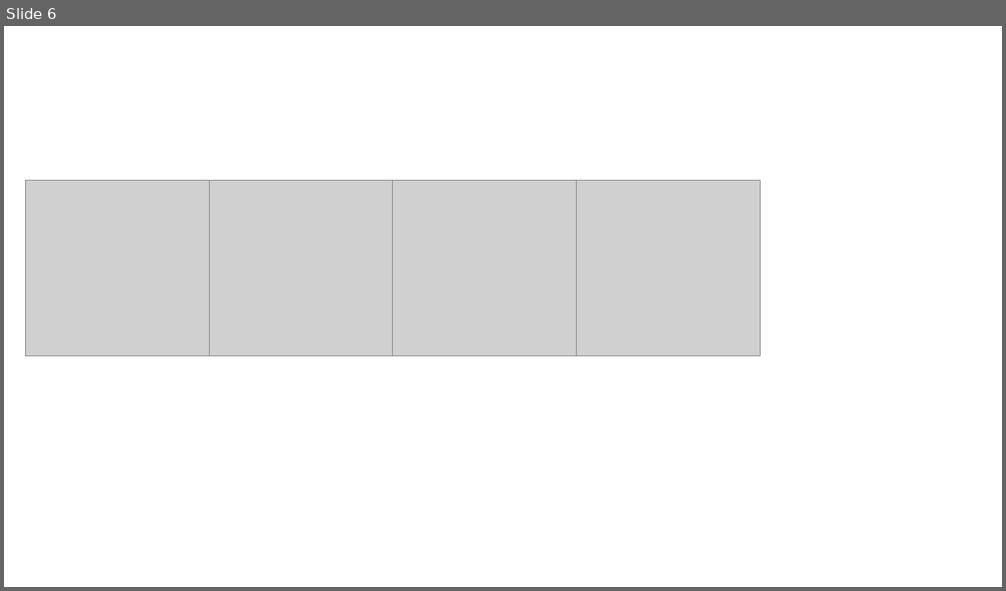
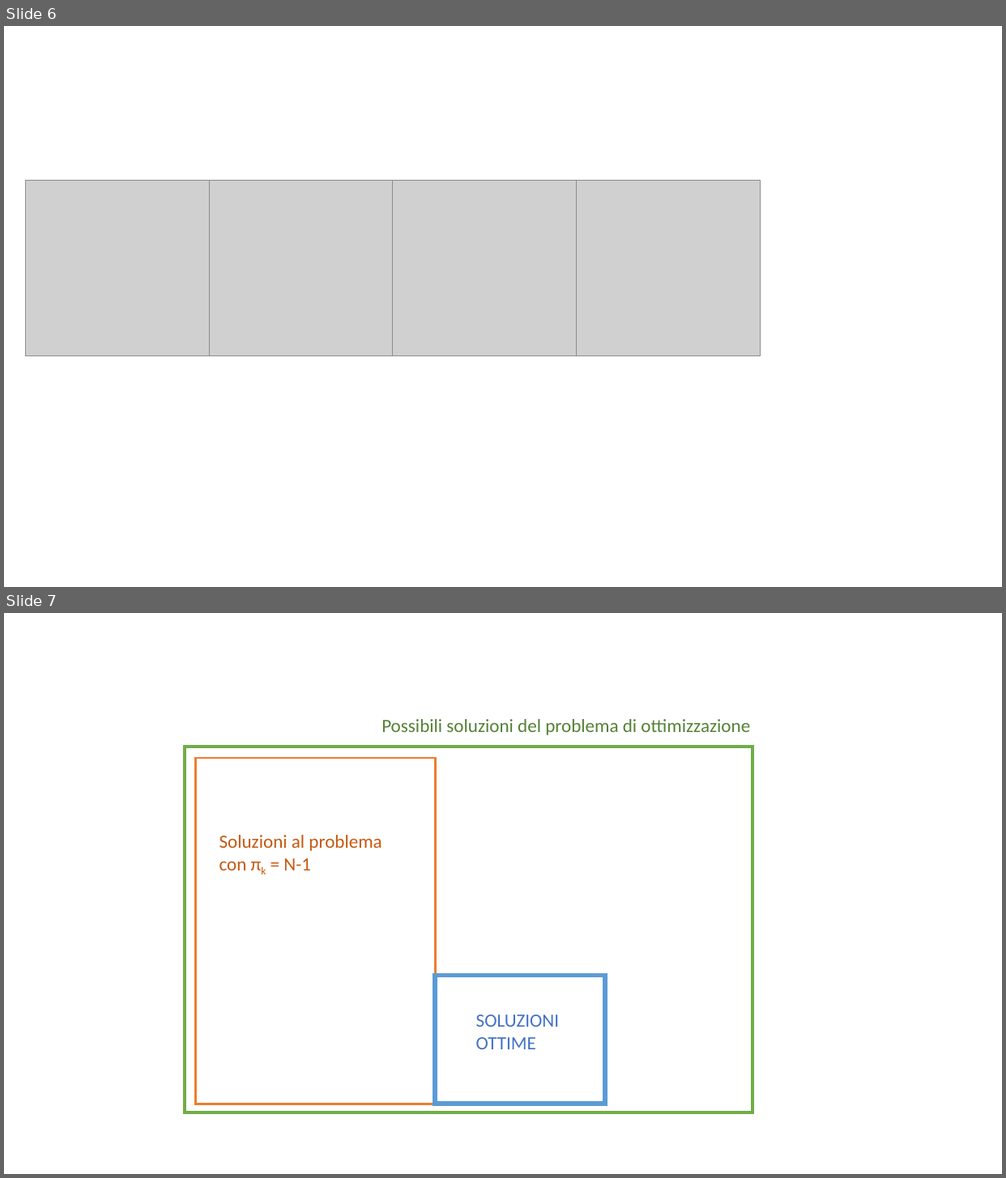
Before and after one commit to francescognn/TESI-LATEX, a slide deck: IMMAGINI/powerpointimmagini.pptx. Shown one above the other, each under a label of ours: slide 6 before the commit, slides 6 and 7 after it. The pictures are 1006x591 and 1006x1178 pixels, drawn with LibreOffice and Linux fonts; fonts in the diff are those of the drawing; grey boxes stand for pictures. Boxes give left, top, right and bottom in pixels: in the first picture for what was removed or moved away, otherwise in the second. Text is boxed around its words. In the diff, an @@ line names an element or a change of style, - is before the commit and + after.

```diff
--- a/IMMAGINI/powerpointimmagini.pptx
+++ b/IMMAGINI/powerpointimmagini.pptx
@@ slide 7 added at <box>4,613,1002,1174</box>, background #FFFFFF @@
@@ text added at <box>381,719,750,735</box>, 18 pt, text #548235 @@
+Possibili soluzioni del problema di ottimizzazione
@@ rectangle added at <box>185,747,752,1113</box>, fill #FFFFFF, outline #70AD47 3 pt @@
@@ rectangle added at <box>196,758,435,1104</box>, fill #FFFFFF, outline #ED7D31 2.25 pt @@
@@ text added at <box>219,835,381,871</box>, 18 pt, text #C55A11 @@
+Soluzioni al problema con πk = N-1
@@ rectangle added at <box>435,975,605,1104</box>, fill #FFFFFF, outline #5B9BD5 4.5 pt @@
@@ text added at <box>476,1015,559,1050</box>, 18 pt, text #4472C4 @@
+SOLUZIONI OTTIME
```
Also in this commit, not shown: 1 other file.
